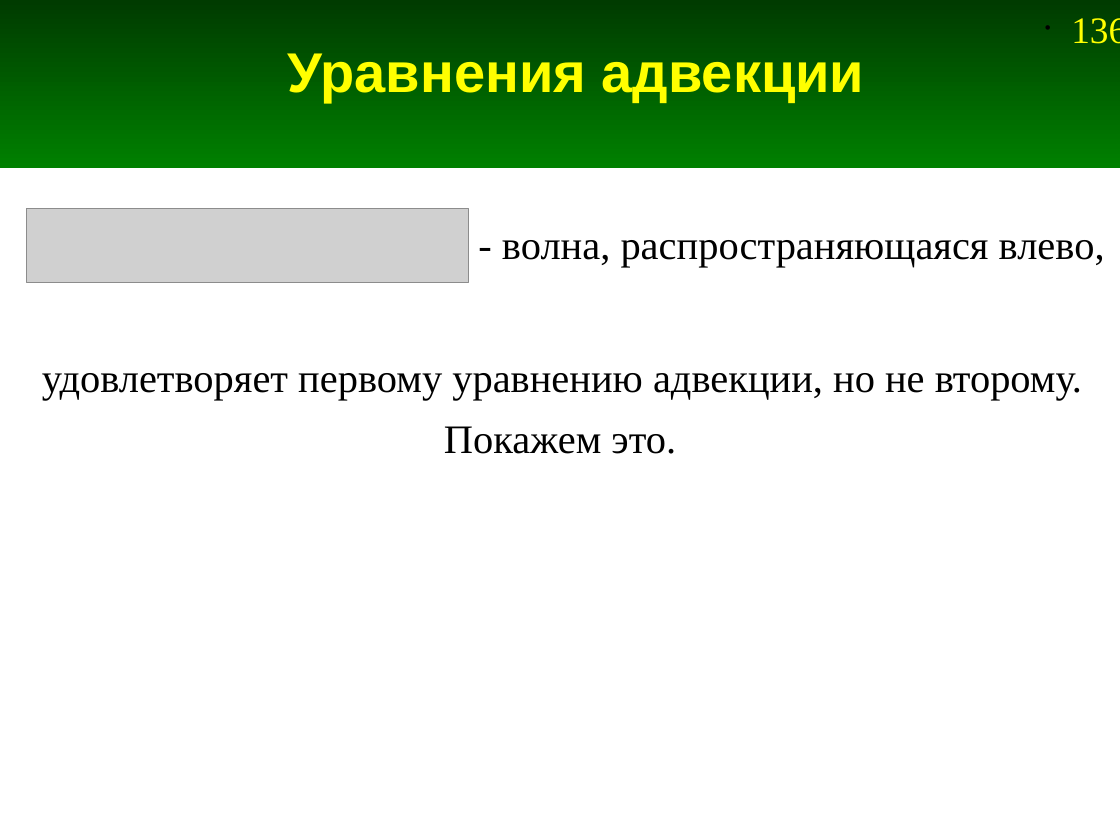
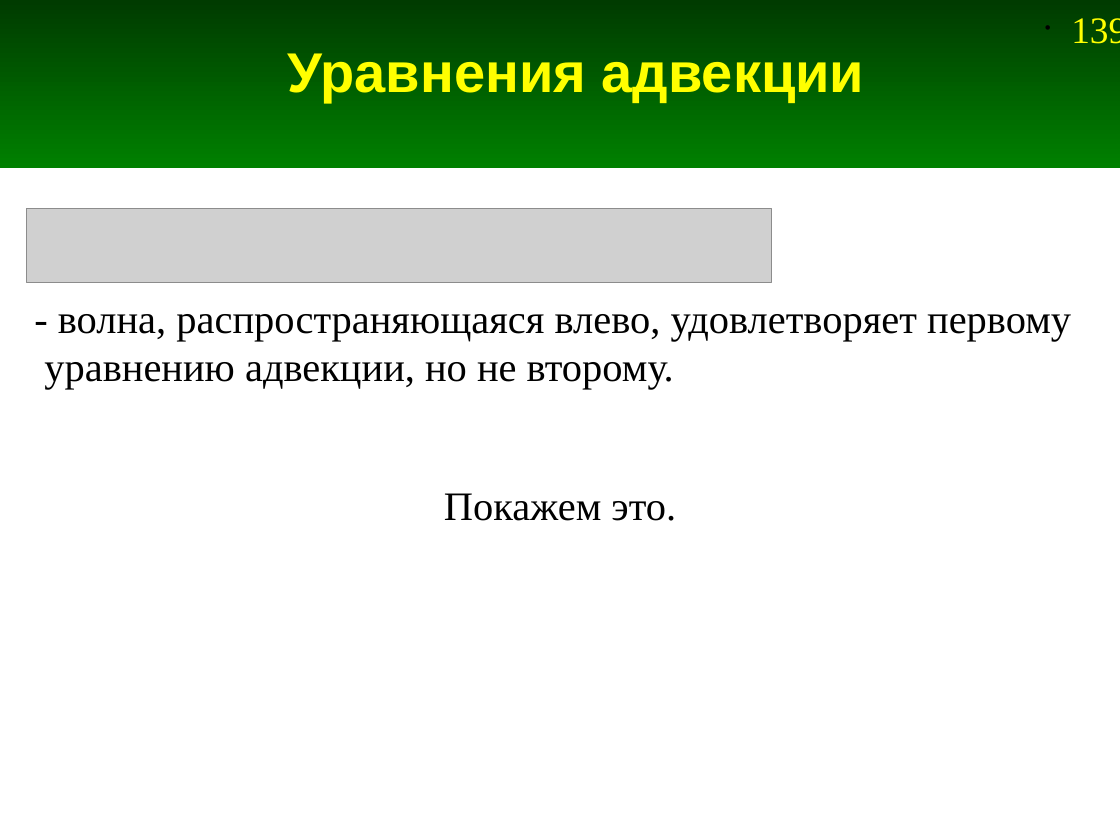
Before and after one commit to andris0147sv/modelling, a slide deck: slide 139 of presentations/2. FDTD.odp (slide 136 before the commit). Drawn at 1120x840 pixels with LibreOffice and Linux fonts; fonts in the diff are those of the drawing; grey boxes stand for pictures. Boxes give left, top, right and bottom in pixels: in the first picture for what was removed or moved away, otherwise in the second. Text is boxed around its words. In the diff, an @@ line names an element or a change of style, - is before the commit and + after.

```diff
--- a/presentations/2. FDTD.odp
+++ b/presentations/2. FDTD.odp
@@ page number at box(1071, 18, 1120, 44): text changed @@
-• 136
+• 139
@@ picture: place and size @@
-picture at box(27, 208, 469, 282)
+picture at box(27, 208, 772, 282)
@@ text removed at box(502, 240, 1105, 267) @@
-- волна, распространяющаяся влево,
@@ text at box(44, 314, 1071, 390): text changed @@
-удовлетворяет первому уравнению адвекции, но не второму.
+- волна, распространяющаяся влево, удовлетворяет первому
+уравнению адвекции, но не второму.
@@ text "Покажем это.": place and size @@
-text "Покажем это." at box(444, 426, 676, 454)
+text "Покажем это." at box(444, 493, 676, 521)
```
Also in this commit, not shown: 7 other slides changed, 3 slides added, 19 other files.
